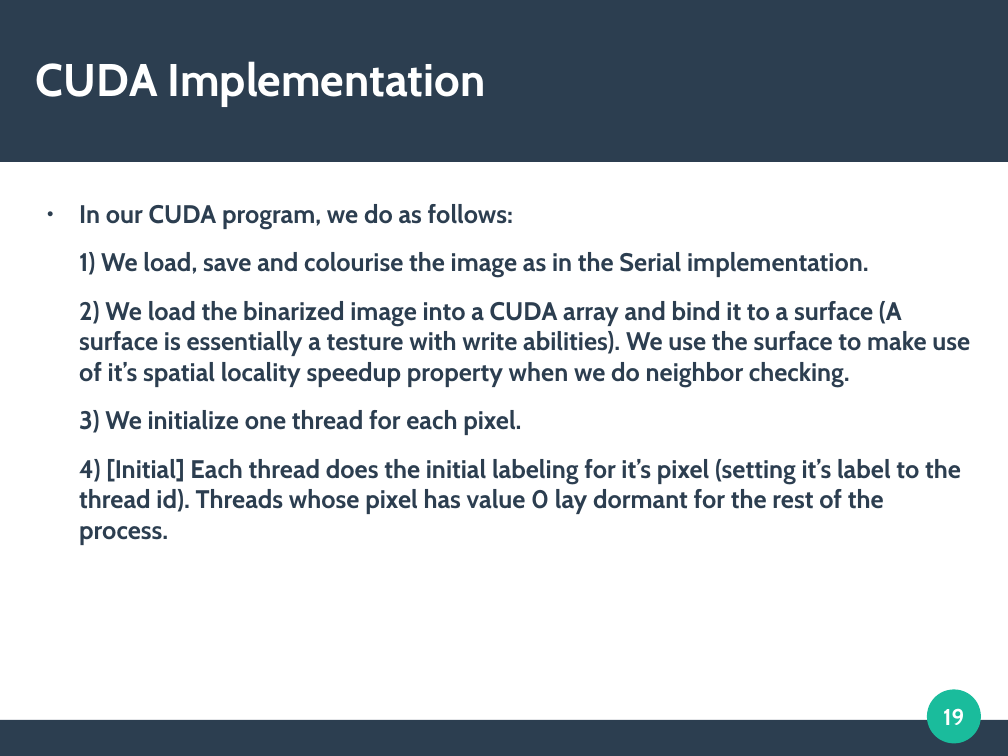
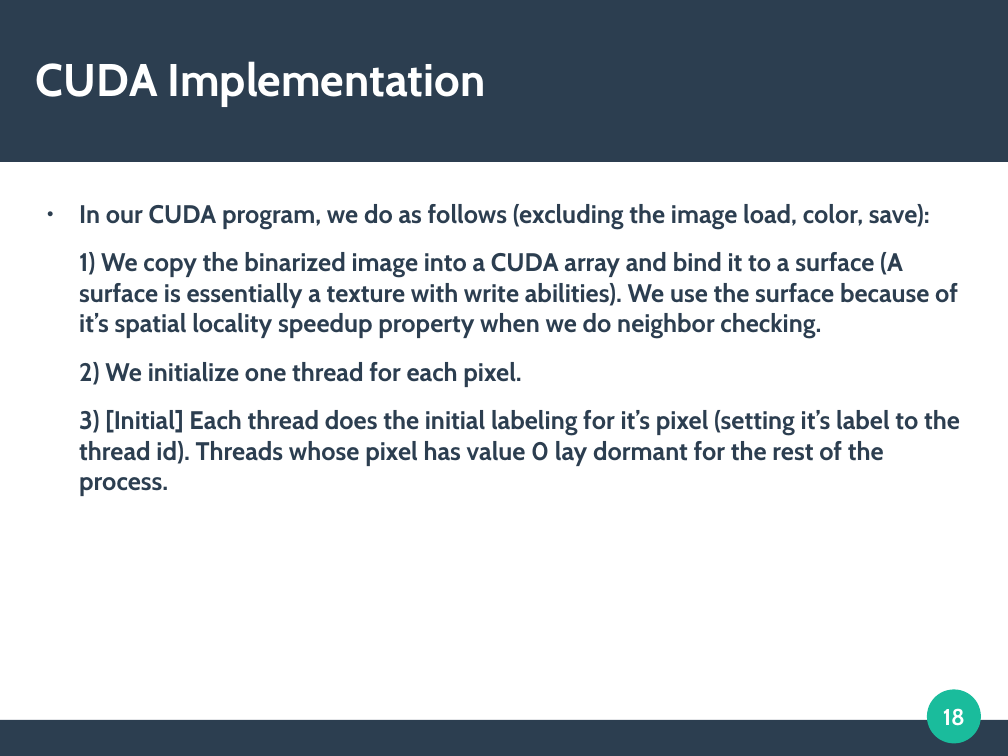
Before and after one commit to cycraig/ConnectedComponentsLabelling, a slide deck: slide 18 of presentation/Presentation.odp (slide 19 before the commit). Drawn at 1008x756 pixels with LibreOffice and Linux fonts; fonts in the diff are those of the drawing. Boxes give left, top, right and bottom in pixels: in the first picture for what was removed or moved away, otherwise in the second. Text is boxed around its words. In the diff, an @@ line names an element or a change of style, - is before the commit and + after.

```diff
--- a/presentation/Presentation.odp
+++ b/presentation/Presentation.odp
@@ text at [79, 204, 960, 496]: text changed @@
-● In our CUDA program, we do as follows:
-1) We load, save and colourise the image as in the Serial implementation.
-2) We load the binarized image into a CUDA array and bind it to a surface (A surface is essentially a testure with write abilities). We use the surface to make use of it’s spatial locality speedup property when we do neighbor checking.
-3) We initialize one thread for each pixel.
-4) [Initial] Each thread does the initial labeling for it’s pixel (setting it’s label to the thread id). Threads whose pixel has value 0 lay dormant for the rest of the process.
+● In our CUDA program, we do as follows (excluding the image load, color, save):
+1) We copy the binarized image into a CUDA array and bind it to a surface (A surface is essentially a texture with write abilities). We use the surface because of it’s spatial locality speedup property when we do neighbor checking.
+2) We initialize one thread for each pixel.
+3) [Initial] Each thread does the initial labeling for it’s pixel (setting it’s label to the thread id). Threads whose pixel has value 0 lay dormant for the rest of the process.
@@ page number at [943, 708, 965, 726]: text changed @@
-19
+18
```
Also in this commit, not shown: 16 other slides changed, 2 slides added, 31 other files.
